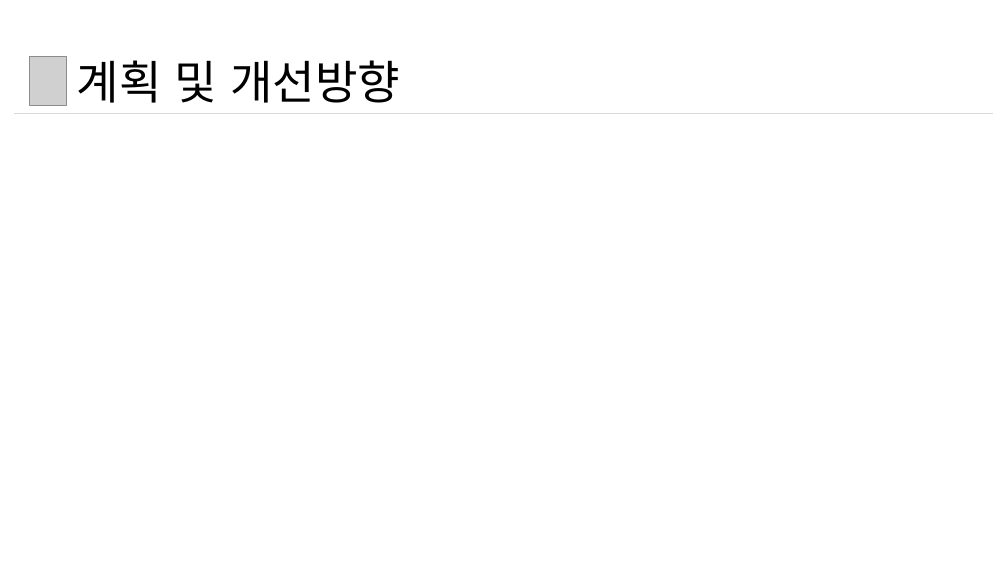
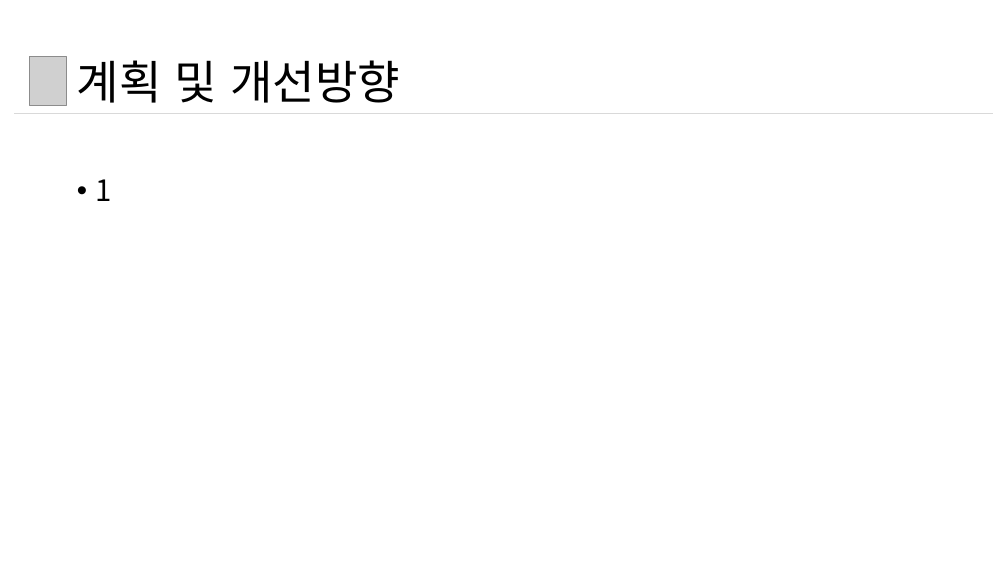
Before and after one commit to chhs2131/2021ESWContest_webOS_Three-Americano, a slide deck: slide 21 of 개발현황/webOS공모전 개발현황 최현식 20210830.pptx. Drawn at 1008x567 pixels with LibreOffice and Linux fonts; fonts in the diff are those of the drawing; grey boxes stand for pictures. Boxes give left, top, right and bottom in pixels: in the first picture for what was removed or moved away, otherwise in the second. Text is boxed around its words. In the diff, an @@ line names an element or a change of style, - is before the commit and + after.

```diff
--- a/개발현황/webOS공모전 개발현황 최현식 20210830.pptx
+++ b/개발현황/webOS공모전 개발현황 최현식 20210830.pptx
@@ text added at box(96, 179, 112, 201), 28 pt, text #000000 @@
+• 1
```
Also in this commit, not shown: 4 other slides changed, 8 other files.
